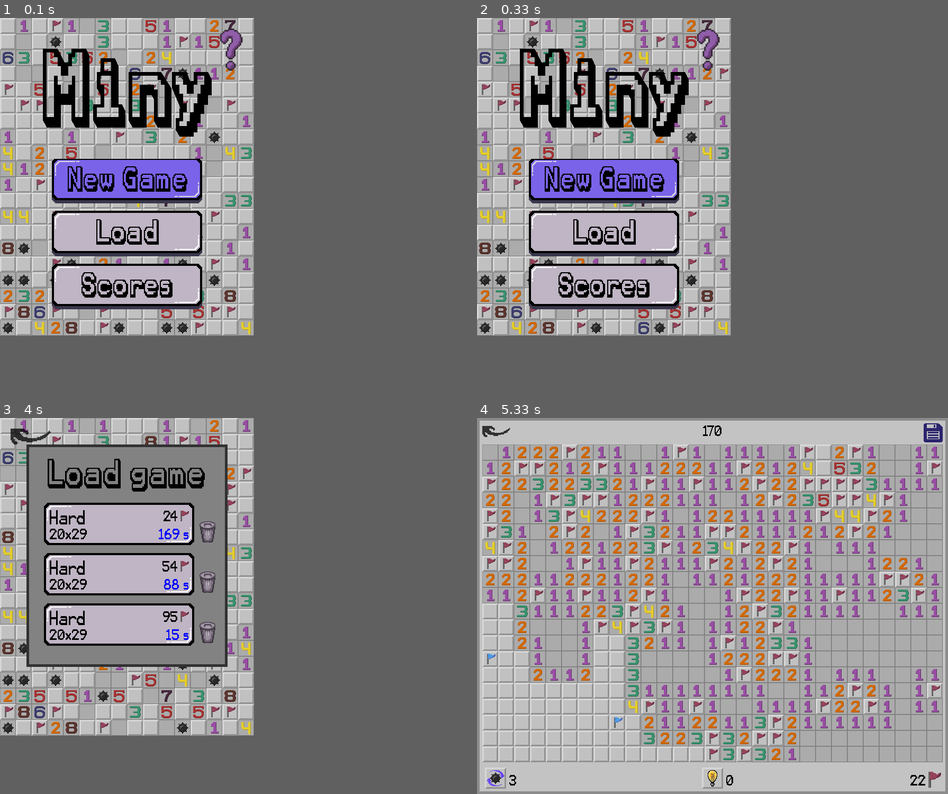
Above: before the commit, frames 1-4 (two rows, left to right).
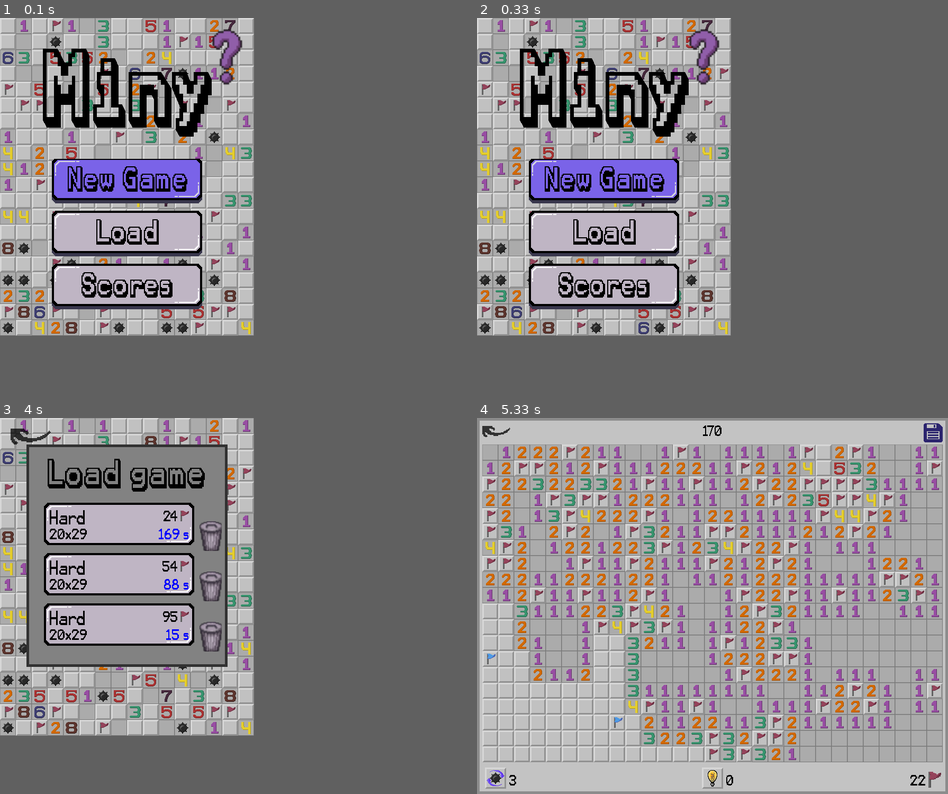
Above: after the commit, the same moments.

Repository: ctu-pjin/2024-i-hra-miny
Game: pygame game, started from pygame_part.py
Same seed, same stepped clock (60 frames per second), same inputs: the game is played once before the commit and once after it.
Inputs (mouse positions are in pixels of both pictures, inside the frame that each line leads up to):
- Up to frame 1 (0.1 s): no input
- Up to frame 2 (0.33 s): no input
- Up to frame 3 (4 s): press the mouse at (127, 598) at 0.37 s; move the mouse to (98, 587) at 0.47 s; release the mouse at (65, 579) at 0.6 s; press the mouse at (127, 583) at 0.7 s; move the mouse to (136, 613) at 0.8 s; release the mouse at (146, 643) at 0.93 s; press the mouse at (127, 583) at 1.03 s; move the mouse to (164, 602) at 1.13 s; release the mouse at (202, 621) at 1.27 s; press the mouse at (235, 778) at 1.37 s; move the mouse to (211, 722) at 1.47 s; release the mouse at (188, 666) at 1.6 s; click (386, 500) at 1.72 s; click (320, 500) at 2.05 s; tap Space at 3.5 s; click (65, 628) at 3.88 s
- Up to frame 4 (5.33 s): press the mouse at (542, 628) at 4.2 s; move the mouse to (538, 587) at 4.3 s; release the mouse at (533, 542) at 4.43 s; press the mouse at (712, 778) at 4.53 s; move the mouse to (703, 673) at 4.63 s; release the mouse at (693, 568) at 4.77 s; press the mouse at (712, 778) at 4.87 s; move the mouse to (726, 711) at 4.97 s; release the mouse at (740, 639) at 5.1 s

The runs differ from the first frame. In frame 1, 0.4% of the frame differs, in the area x 45-52%, y 2-18%; in frame 2, 0.4%; in frame 3, 0.7%, in the area x 42-48%, y 27-63%; in frame 4, nothing differs.

Commit message:
Přeměna proměných do classy ve vedlejším sriptu

Diff:
--- a/pygame_part.py
+++ b/pygame_part.py
@@ -7,14 +7,25 @@
 import json
 import numpy as np
 import time
-
-
+import variables
+
+Surf = variables.Surf()
+Rect = variables.Rect(Surf)
 # Initialize Pygame
 os.environ['SDL_VIDEO_CENTERED'] = '1' # Centers the screen on the display
 os.environ['SDL_RENDER_SCALE_QUALITY'] = '2' # '0' is the worst quality | '2' is the best quality | '1' is in the middle
                                         # May reduce later
 pygame.init()
 
+from screeninfo import get_monitors
+for m in get_monitors():
+    print(str(m))
+
+script_dir = os.path.abspath( os.path.dirname("pygame_part.py") )
+print(script_dir)
+
+width, height = pygame.display.Info().current_w, pygame.display.Info().current_h
+print(width, height)
 
 """Preassigning variables"""
 screen_width, screen_height = 480, 600
@@ -42,7 +53,7 @@
 
 # Part for loading fonts
 
-karma_font_160 = pygame.font.Font("fonts/KarmaFuture.otf", 160)
+karma_font_160 = pygame.font.Font(script_dir + "/fonts/KarmaFuture.otf", 160)
 karma_font_60 = pygame.font.Font("fonts/KarmaFuture.otf", 60)
 karma_suture_font_23 = pygame.font.Font("fonts/KarmaSuture.otf", 23)
 karma_suture_font_21 = pygame.font.Font("fonts/KarmaSuture.otf", 21)
@@ -96,24 +107,14 @@
 
 # Part for loading images
 
-new_game_surf_off = pygame.image.load("surfaces/new_game_button_off.png").convert_alpha() #surfaces of the object
-new_game_surf_on = pygame.image.load("surfaces/new_game_button_on.png").convert_alpha()
-load_surf_off = pygame.image.load("surfaces/load_button_off.png").convert_alpha()
-load_surf_on = pygame.image.load("surfaces/load_button_on.png").convert_alpha()
-scores_surf_off = pygame.image.load("surfaces/scores_button_off.png").convert_alpha()
-scores_surf_on = pygame.image.load("surfaces/scores_button_on.png").convert_alpha()
-back_arrow_surf_on = pygame.image.load("surfaces/back_arrow_flow_on.png").convert_alpha()
-back_arrow_surf_off = pygame.image.load("surfaces/back_arrow_flow_off.png").convert_alpha()
-back_arrow_surf_on_small = pygame.transform.scale_by(back_arrow_surf_on, 0.7)
-back_arrow_surf_off_small = pygame.transform.scale_by(back_arrow_surf_off, 0.7)
-easy_surf_on  = pygame.image.load("surfaces/easy_button_on.png").convert_alpha()
-easy_surf_off  = pygame.image.load("surfaces/easy_button_off.png").convert_alpha()
-medium_surf_on  = pygame.image.load("surfaces/medium_button_on.png").convert_alpha()
-medium_surf_off  = pygame.image.load("surfaces/medium_button_off.png").convert_alpha()
-hard_surf_on  = pygame.image.load("surfaces/hard_button_on.png").convert_alpha()
-hard_surf_off  = pygame.image.load("surfaces/hard_button_off.png").convert_alpha()
-custom_surf_on = pygame.image.load("surfaces/custom_button_on.png").convert_alpha()
-custom_surf_off = pygame.image.load("surfaces/custom_button_off.png").convert_alpha()
+Surf.easy_on  = pygame.image.load("surfaces/easy_button_on.png").convert_alpha()
+Surf.easy_off  = pygame.image.load("surfaces/easy_button_off.png").convert_alpha()
+Surf.medium_on  = pygame.image.load("surfaces/medium_button_on.png").convert_alpha()
+Surf.medium_off  = pygame.image.load("surfaces/medium_button_off.png").convert_alpha()
+Surf.hard_on  = pygame.image.load("surfaces/hard_button_on.png").convert_alpha()
+Surf.hard_off  = pygame.image.load("surfaces/hard_button_off.png").convert_alpha()
+Surf.custom_on = pygame.image.load("surfaces/custom_button_on.png").convert_alpha()
+Surf.custom_off = pygame.image.load("surfaces/custom_button_off.png").convert_alpha()
 box_surf = pygame.image.load("mines/box.png").convert()
 null_surf = pygame.image.load("mines/empty.png").convert()
 one_surf = pygame.image.load("mines/one.png").convert()
@@ -151,6 +152,7 @@
 bin_on_surf = pygame.image.load("surfaces/bin_opened.png").convert_alpha()
 bin_off_surf = pygame.image.load("surfaces/bin_closed.png").convert_alpha()
 
+pygame.display.set_icon(Surf.mine_explode_only)
 
 scale_factor = 1
 def scale_surface(surface, scale):
@@ -163,46 +165,42 @@
 # Creating scaled surfaces for game items
 def scale_game_field(scale_factor):
     global one_surf_game, box_surf_game, two_surf_game, three_surf_game, four_surf_game, five_surf_game, six_surf_game, seven_surf_game, eight_surf_game, null_surf_game, mine_surf_game, mine_explode_surf_game, flag_surf_game, cell_size_gl, blue_flag_surf_game
-    one_surf_game = scale_surface(one_surf, scale_factor)
-    box_surf_game = scale_surface(box_surf, scale_factor)
-    two_surf_game = scale_surface(two_surf, scale_factor)
-    three_surf_game = scale_surface(three_surf, scale_factor)
-    four_surf_game = scale_surface(four_surf, scale_factor)
-    five_surf_game = scale_surface(five_surf, scale_factor)
-    six_surf_game = scale_surface(six_surf, scale_factor)
-    null_surf_game = scale_surface(null_surf, scale_factor)
-    mine_surf_game = scale_surface(mine_surf, scale_factor)
-    mine_explode_surf_game = scale_surface(mine_explode_surf, scale_factor)
-    flag_surf_game = scale_surface(flag_surf, scale_factor)
-    seven_surf_game = scale_surface(seven_surf, scale_factor)
-    eight_surf_game = scale_surface(eight_surf, scale_factor)
-    blue_flag_surf_game = scale_surface(blue_flag_surf, scale_factor)
+    one_surf_game = scale_surface(Surf.one, scale_factor)
+    box_surf_game = scale_surface(Surf.box, scale_factor)
+    two_surf_game = scale_surface(Surf.two, scale_factor)
+    three_surf_game = scale_surface(Surf.three, scale_factor)
+    four_surf_game = scale_surface(Surf.four, scale_factor)
+    five_surf_game = scale_surface(Surf.five, scale_factor)
+    six_surf_game = scale_surface(Surf.six, scale_factor)
+    null_surf_game = scale_surface(Surf.null, scale_factor)
+    mine_surf_game = scale_surface(Surf.mine, scale_factor)
+    mine_explode_surf_game = scale_surface(Surf.mine_explode, scale_factor)
+    flag_surf_game = scale_surface(Surf.flag, scale_factor)
+    seven_surf_game = scale_surface(Surf.seven, scale_factor)
+    eight_surf_game = scale_surface(Surf.eight, scale_factor)
+    blue_flag_surf_game = scale_surface(Surf.blue_flag, scale_factor)
     cell_size_gl *= scale_factor
 
-cell_size_gl *= scale_factor
-
-question_mark_surf_off = scale_surface(question_mark_surf_off, 1.3)
-question_mark_surf_on = scale_surface(question_mark_surf_on, 1.3)
-bin_off_surf = scale_surface(bin_off_surf, 1.4)
-bin_on_surf = scale_surface(bin_on_surf, 1.4)
+question_mark_surf_off = scale_surface(Surf.question_mark_off, 1.3)
+question_mark_surf_on = scale_surface(Surf.question_mark_on, 1.3)
+bin_off_surf = scale_surface(Surf.bin_off, 1.4)
+bin_on_surf = scale_surface(Surf.bin_on, 1.4)
 
 # Create rectangles
-new_game_rect_off = new_game_surf_off.get_rect(midbottom=(screen_width/2, 350)) #rectangle of the surface. Easier to specify an exact location
-new_game_rect_on = new_game_surf_on.get_rect(midbottom=(screen_width/2, 350))
-load_rect_off = load_surf_off.get_rect(midbottom=(screen_width/2, 450))
-load_rect_on = load_surf_on.get_rect(midbottom=(screen_width/2, 450))
-scores_rect_off = scores_surf_off.get_rect(midbottom=(screen_width/2, 550))
-scores_rect_on = scores_surf_on.get_rect(midbottom=(screen_width/2, 550))
-easy_rect_on = easy_surf_on.get_rect(midbottom=(screen_width/2, 250))
-easy_rect_off = easy_surf_off.get_rect(midbottom=(screen_width/2, 250))
-medium_rect_on = medium_surf_on.get_rect(midbottom=(screen_width/2, 350))
-medium_rect_off = medium_surf_off.get_rect(midbottom=(screen_width/2, 350))
-hard_rect_on = hard_surf_on.get_rect(midbottom=(screen_width/2, 450))
-hard_rect_off = hard_surf_off.get_rect(midbottom=(screen_width/2, 450))
-custom_rect_on = custom_surf_on.get_rect(midbottom=(screen_width/2, 550))
-custom_rect_off = custom_surf_off.get_rect(midbottom=(screen_width/2, 550))
-back_arrow_rect = back_arrow_surf_off.get_rect(topleft = (20, 20))
-back_arrow_rect_small = back_arrow_surf_off_small.get_rect(topleft = (10, 15))
+load_rect_off = Surf.load_off.get_rect(midbottom=(screen_width/2, 450))
+load_rect_on = Surf.load_on.get_rect(midbottom=(screen_width/2, 450))
+scores_rect_off = Surf.scores_off.get_rect(midbottom=(screen_width/2, 550))
+scores_rect_on = Surf.scores_on.get_rect(midbottom=(screen_width/2, 550))
+easy_rect_on = Surf.easy_on.get_rect(midbottom=(screen_width/2, 250))
+easy_rect_off = Surf.easy_off.get_rect(midbottom=(screen_width/2, 250))
+medium_rect_on = Surf.medium_on.get_rect(midbottom=(screen_width/2, 350))
+medium_rect_off = Surf.medium_off.get_rect(midbottom=(screen_width/2, 350))
+hard_rect_on = Surf.hard_on.get_rect(midbottom=(screen_width/2, 450))
+hard_rect_off = Surf.hard_off.get_rect(midbottom=(screen_width/2, 450))
+custom_rect_on = Surf.custom_on.get_rect(midbottom=(screen_width/2, 550))
+custom_rect_off = Surf.custom_off.get_rect(midbottom=(screen_width/2, 550))
+back_arrow_rect = Surf.back_arrow_off.get_rect(topleft = (20, 20))
+back_arrow_rect_small = Surf.back_arrow_off_small.get_rect(topleft = (10, 15))
 reshuffle_rect = reshuffle_on_surf.get_rect(bottomleft = (10, 20))
 question_mark_rect = question_mark_surf_on.get_rect(topright = (screen_width - 15, 15))
 
@@ -454,7 +452,7 @@
             if menu: # specifies the active screen and what can occur while its active
                 if event.type == pygame.MOUSEBUTTONUP:
                     if event.button == 1: # To check if it is a left mouse click
-                        if new_game_rect_on.collidepoint(pygame.mouse.get_pos()): # specifies which of the defined buttons was clicked on
+                        if Rect.new_game_on.collidepoint(pygame.mouse.get_pos()): # specifies which of the defined buttons was clicked on
                             new_game_menu = True # what happens when the button gets clicked, this case changes actiive screens
                             menu = False
                         elif load_rect_on.collidepoint(pygame.mouse.get_pos()):
@@ -852,9 +850,9 @@
             update_cell(menu_bg_surface, mine_field) # shifting cells in the background of the menus
             screen.blit(menu_bg_surface, (0, 0))
             # draw buttons that change appearance with mouse over them
-            draw_surf_on_off(new_game_surf_on, new_game_surf_off, new_game_rect_on, new_game_rect_off)
-            draw_surf_on_off(load_surf_on, load_surf_off, load_rect_on, load_rect_off)
-            draw_surf_on_off(scores_surf_on, scores_surf_off, scores_rect_on, scores_rect_off)
+            draw_surf_on_off(Surf.new_game_on, Surf.new_game_off, Rect.new_game_on, Rect.new_game_off)
+            draw_surf_on_off(Surf.load_on, Surf.load_off, load_rect_on, load_rect_off)
+            draw_surf_on_off(Surf.scores_on, Surf.scores_off, scores_rect_on, scores_rect_off)
             draw_surf_on_off(question_mark_surf_on, question_mark_surf_off, question_mark_rect, question_mark_rect)
             # draw text
             screen.blit(text_miny_surf,text_miny_rect)
@@ -868,11 +866,11 @@
             screen.blit(text_difficulty_surf, text_difficulty_rect)
 
             # draw buttons
-            draw_surf_on_off(easy_surf_on, easy_surf_off, easy_rect_on, easy_rect_off)
-            draw_surf_on_off(medium_surf_on, medium_surf_off, medium_rect_on, medium_rect_off)
-            draw_surf_on_off(hard_surf_on, hard_surf_off, hard_rect_on, hard_rect_off)
-            draw_surf_on_off(custom_surf_on, custom_surf_off, custom_rect_on, custom_rect_off)
-            draw_surf_on_off(back_arrow_surf_on, back_arrow_surf_off, back_arrow_rect, back_arrow_rect)
+            draw_surf_on_off(Surf.easy_on, Surf.easy_off, easy_rect_on, easy_rect_off)
+            draw_surf_on_off(Surf.medium_on, Surf.medium_off, medium_rect_on, medium_rect_off)
+            draw_surf_on_off(Surf.hard_on, Surf.hard_off, hard_rect_on, hard_rect_off)
+            draw_surf_on_off(Surf.custom_on, Surf.custom_off, custom_rect_on, custom_rect_off)
+            draw_surf_on_off(Surf.back_arrow_on, Surf.back_arrow_off, back_arrow_rect, back_arrow_rect)
 
         elif scores_menu:
             screen.fill((200, 200, 200))
@@ -883,7 +881,7 @@
             pygame.draw.rect(screen, (190, 190, 190), (42, 162, screen_width-84, screen_height-204))
             pygame.draw.rect(screen, (220, 220, 220), (45, 165, screen_width-90, screen_height-210))
 
-            draw_surf_on_off(back_arrow_surf_on, back_arrow_surf_off, back_arrow_rect, back_arrow_rect)
+            draw_surf_on_off(Surf.back_arrow_on, Surf.back_arrow_off, back_arrow_rect, back_arrow_rect)
 
             pygame.draw.rect(screen, GRAY if scores_input_box_active else WHITE, scores_input_box, 3)
             wrong_input_to_box_red(screen, scores_input_box, scores_input_box_active, wrong_score_input)
@@ -936,7 +934,7 @@
             screen.blit(flag_only_surf_big, (screen_width_game-37, screen_height_game-42))
             screen.blit(remaining_flags_surf, (screen_width_game - 42 - remaining_flags_surf.get_width(), screen_height_game - 40))
 
-            draw_surf_on_off(back_arrow_surf_on_small, back_arrow_surf_off_small, back_arrow_rect_small, back_arrow_rect_small)
+            draw_surf_on_off(Surf.back_arrow_on_small, Surf.back_arrow_off_small, back_arrow_rect_small, back_arrow_rect_small)
 
             if screen_width_game - 46 < pygame.mouse.get_pos()[0] < screen_width_game - 10 and 10 < pygame.mouse.get_pos()[1] < 46:
                 screen.blit(save_icon_on_surf, (screen_width_game - 46, 10))
@@ -991,7 +989,7 @@
             else:
                 screen.blit(text_save_system_surf, text_save_system_rect)
 
-            draw_surf_on_off(back_arrow_surf_on, back_arrow_surf_off, back_arrow_rect, back_arrow_rect)
+            draw_surf_on_off(Surf.back_arrow_on, Surf.back_arrow_off, back_arrow_rect, back_arrow_rect)
 
             for slot in range(3): # This draws the individual save/load files.
                 if load_game(slot) is None:    # On each game_save_surf are being drawn the game parameters (ukazatele)
@@ -1042,7 +1040,7 @@
                 y_offset += 20
             screen.blit(text_custom_field_start_game, (x_center(screen, text_custom_field_start_game), y_offset+5))
 
-            draw_surf_on_off(back_arrow_surf_on, back_arrow_surf_off, back_arrow_rect, back_arrow_rect)
+            draw_surf_on_off(Surf.back_arrow_on, Surf.back_arrow_off, back_arrow_rect, back_arrow_rect)
 
         elif help_screen: # Draws the help screen (just a bunch of text)
             screen.fill((200, 200, 200))
@@ -1074,7 +1072,7 @@
                 screen.blit(text, (90, y_offset))
                 y_offset += 20
             screen.blit(text_have_fun, (x_center(screen, text_have_fun), y_offset + 10))
-            draw_surf_on_off(back_arrow_surf_on, back_arrow_surf_off, back_arrow_rect, back_arrow_rect)
+            draw_surf_on_off(Surf.back_arrow_on, Surf.back_arrow_off, back_arrow_rect, back_arrow_rect)
 
         # This happens every iteration
         pygame.display.flip()
--- /dev/null
+++ b/variables.py
@@ -0,0 +1,92 @@
+import pygame
+import os
+
+pygame.init()
+screen_width, screen_height = 480, 600
+pygame.display.set_mode((screen_width, screen_height))
+# Initialize Pygame
+os.environ['SDL_VIDEO_CENTERED'] = '1' # Centers the screen on the display
+os.environ['SDL_RENDER_SCALE_QUALITY'] = '2' # '0' is the worst quality | '2' is the best quality | '1' is in the middle
+                                        # May reduce later
+
+class Surf:
+    def __init__(self):
+        self.script_dir = os.path.abspath(os.path.dirname("variables.py"))
+        self.new_game_off = pygame.image.load(self.script_dir + "/surfaces/new_game_button_off.png").convert_alpha() #surfaces of the object
+        self.new_game_on = pygame.image.load(self.script_dir + "/surfaces/new_game_button_on.png").convert_alpha()
+        self.load_off = pygame.image.load(self.script_dir + "/surfaces/load_button_off.png").convert_alpha()
+        self.load_on = pygame.image.load(self.script_dir + "/surfaces/load_button_on.png").convert_alpha()
+        self.scores_off = pygame.image.load(self.script_dir + "/surfaces/scores_button_off.png").convert_alpha()
+        self.scores_on = pygame.image.load(self.script_dir + "/surfaces/scores_button_on.png").convert_alpha()
+        self.back_arrow_on = pygame.image.load(self.script_dir + "/surfaces/back_arrow_flow_on.png").convert_alpha()
+        self.back_arrow_off = pygame.image.load(self.script_dir + "/surfaces/back_arrow_flow_off.png").convert_alpha()
+        self.back_arrow_on_small = pygame.transform.scale_by(self.back_arrow_on, 0.7)
+        self.back_arrow_off_small = pygame.transform.scale_by(self.back_arrow_off, 0.7)
+        self.easy_on  = pygame.image.load(self.script_dir + "/surfaces/easy_button_on.png").convert_alpha()
+        self.easy_off  = pygame.image.load(self.script_dir + "/surfaces/easy_button_off.png").convert_alpha()
+        self.medium_on  = pygame.image.load(self.script_dir + "/surfaces/medium_button_on.png").convert_alpha()
+        self.medium_off  = pygame.image.load(self.script_dir + "/surfaces/medium_button_off.png").convert_alpha()
+        self.hard_on  = pygame.image.load(self.script_dir + "/surfaces/hard_button_on.png").convert_alpha()
+        self.hard_off  = pygame.image.load(self.script_dir + "/surfaces/hard_button_off.png").convert_alpha()
+        self.custom_on = pygame.image.load(self.script_dir + "/surfaces/custom_button_on.png").convert_alpha()
+        self.custom_off = pygame.image.load(self.script_dir + "/surfaces/custom_button_off.png").convert_alpha()
+        self.box = pygame.image.load(self.script_dir + "/mines/box.png").convert()
+        self.null = pygame.image.load(self.script_dir + "/mines/empty.png").convert()
+        self.one = pygame.image.load(self.script_dir + "/mines/one.png").convert()
+        self.two = pygame.image.load(self.script_dir + "/mines/two.png").convert()
+        self.three = pygame.image.load(self.script_dir + "/mines/three.png").convert()
+        self.four = pygame.image.load(self.script_dir + "/mines/four.png").convert()
+        self.five = pygame.image.load(self.script_dir + "/mines/five.png").convert()
+        self.six = pygame.image.load(self.script_dir + "/mines/six.png").convert()
+        self.seven = pygame.image.load(self.script_dir + "/mines/seven.png").convert()
+        self.eight = pygame.image.load(self.script_dir + "/mines/eight.png").convert()
+        self.mine = pygame.image.load(self.script_dir + "/mines/mine.png").convert()
+        self.mine_purple = pygame.image.load(self.script_dir + "/mines/mine_purple.png").convert()
+        self.mine_explode = pygame.image.load(self.script_dir + "/mines/mine_explode.png").convert()
+        self.mine_explode_only = pygame.image.load(self.script_dir + "/mines/mine_explode_only.png").convert_alpha()
+        self.flag = pygame.image.load(self.script_dir + "/mines/flag.png").convert()
+        self.blue_flag = pygame.image.load(self.script_dir + "/surfaces/flag_blue.png").convert()
+        self.reshuffle_on = pygame.image.load(self.script_dir + "/surfaces/reshuffle_on.png").convert()
+        self.reshuffle_off = pygame.image.load(self.script_dir + "/surfaces/reshuffle_off.png").convert()
+        self.flag_only = pygame.image.load(self.script_dir + "/surfaces/flag_only.png").convert_alpha()
+        self.flag_only_big = pygame.transform.scale_by(self.flag_only, 1.5)
+        self.save_icon_on = pygame.image.load(self.script_dir + "/surfaces/save_icon_on.png").convert_alpha()
+        self.save_icon_off = pygame.image.load(self.script_dir + "/surfaces/save_icon_off.png").convert_alpha()
+        self.transparent_bg = pygame.image.load(self.script_dir + "/surfaces/transparent_bg_80.png").convert_alpha()
+        self.empty_save = pygame.image.load(self.script_dir + "/surfaces/empty_save.png").convert_alpha()
+        self.filled_save = pygame.image.load(self.script_dir + "/surfaces/filled_save.png").convert_alpha()
+        self.game_saves = [pygame.image.load(self.script_dir + "/surfaces/filled_save.png").convert_alpha() for _ in range(3)]
+        self.hint_on = pygame.image.load(self.script_dir + "/surfaces/hint_on.png").convert()
+        self.hint_off = pygame.image.load(self.script_dir + "/surfaces/hint_off.png").convert()
+        self.scores_button_on = pygame.image.load(self.script_dir + "/surfaces/scores_button_on.png").convert()
+        self.scores_button_off = pygame.image.load(self.script_dir + "/surfaces/scores_button_off.png").convert()
+        self.question_mark_off_no_scale = pygame.image.load(self.script_dir + "/surfaces/question_mark_off_spaced.png").convert_alpha()
+        self.question_mark_on_no_scale = pygame.image.load(self.script_dir + "/surfaces/question_mark_on.png").convert_alpha()
+        self.bin_on_no_scale = pygame.image.load(self.script_dir + "/surfaces/bin_opened.png").convert_alpha()
+        self.bin_off_no_scale = pygame.image.load(self.script_dir + "/surfaces/bin_closed.png").convert_alpha()
+        self.question_mark_off = pygame.transform.smoothscale(self.question_mark_off_no_scale, (int(self.question_mark_off_no_scale.get_size()[0] * 1.3), int(self.question_mark_off_no_scale.get_size()[1] * 1.3)))
+        self.question_mark_on = pygame.transform.smoothscale(self.question_mark_on_no_scale, (int(self.question_mark_on_no_scale.get_size()[0] * 1.3), int(self.question_mark_on_no_scale.get_size()[1] * 1.3)))
+        self.bin_on = pygame.transform.smoothscale(self.bin_on_no_scale, (int(self.bin_on_no_scale.get_size()[0] * 1.4), int(self.bin_on_no_scale.get_size()[1] * 1.4)))
+        self.bin_off = pygame.transform.smoothscale(self.bin_off_no_scale, (int(self.bin_off_no_scale.get_size()[0] * 1.4), int(self.bin_off_no_scale.get_size()[1] * 1.4)))
+
+
+class Rect:
+    def __init__(self, Surf):
+        self.new_game_off = Surf.new_game_off.get_rect(midbottom=(screen_width/2, 350)) #rectangle of the surface. Easier to specify an exact location
+        self.new_game_on = Surf.new_game_on.get_rect(midbottom=(screen_width/2, 350))
+        self.load_off = Surf.load_off.get_rect(midbottom=(screen_width/2, 450))
+        self.load_on = Surf.load_on.get_rect(midbottom=(screen_width/2, 450))
+        self.scores_off = Surf.scores_off.get_rect(midbottom=(screen_width/2, 550))
+        self.scores_on = Surf.scores_on.get_rect(midbottom=(screen_width/2, 550))
+        self.easy_on = Surf.easy_on.get_rect(midbottom=(screen_width/2, 250))
+        self.easy_off = Surf.easy_off.get_rect(midbottom=(screen_width/2, 250))
+        self.medium_on = Surf.medium_on.get_rect(midbottom=(screen_width/2, 350))
+        self.medium_off = Surf.medium_off.get_rect(midbottom=(screen_width/2, 350))
+        self.hard_on = Surf.hard_on.get_rect(midbottom=(screen_width/2, 450))
+        self.hard_off = Surf.hard_off.get_rect(midbottom=(screen_width/2, 450))
+        self.custom_on = Surf.custom_on.get_rect(midbottom=(screen_width/2, 550))
+        self.custom_off = Surf.custom_off.get_rect(midbottom=(screen_width/2, 550))
+        self.back_arrow = Surf.back_arrow_off.get_rect(topleft = (20, 20))
+        self.back_arrow_small = Surf.back_arrow_off_small.get_rect(topleft = (10, 15))
+        self.reshuffle = Surf.reshuffle_on.get_rect(bottomleft = (10, 20))
+        self.question_mark = Surf.question_mark_on.get_rect(topright = (screen_width - 15, 15))
Binary file added: requirements.txt
